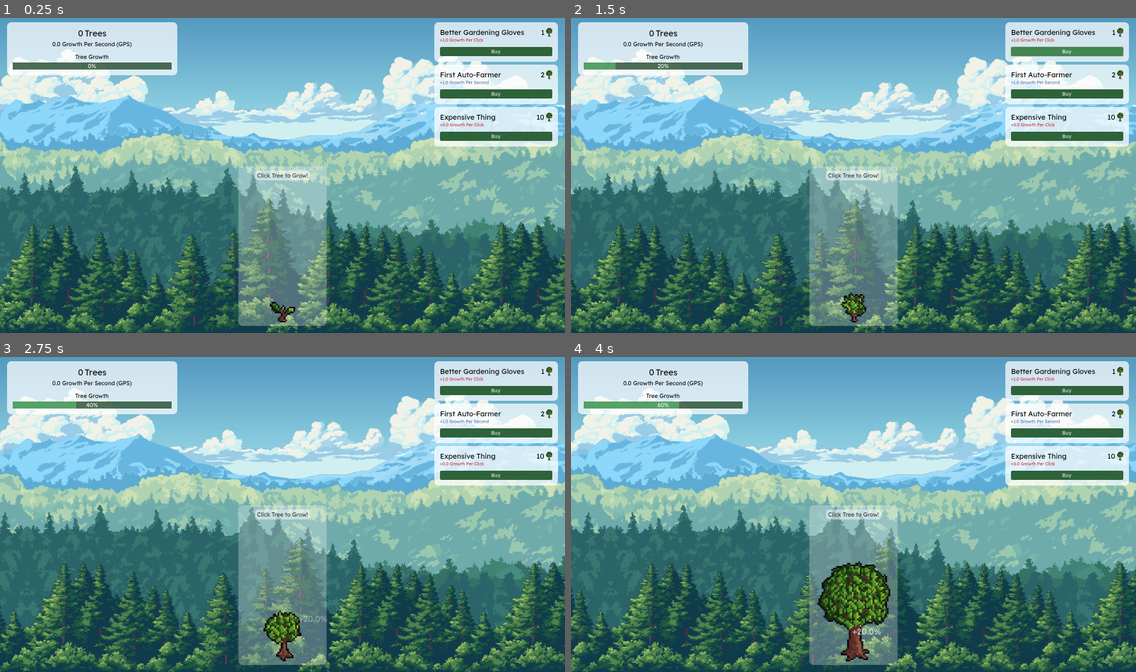
Above: before the commit, frames 1-4 (two rows, left to right).
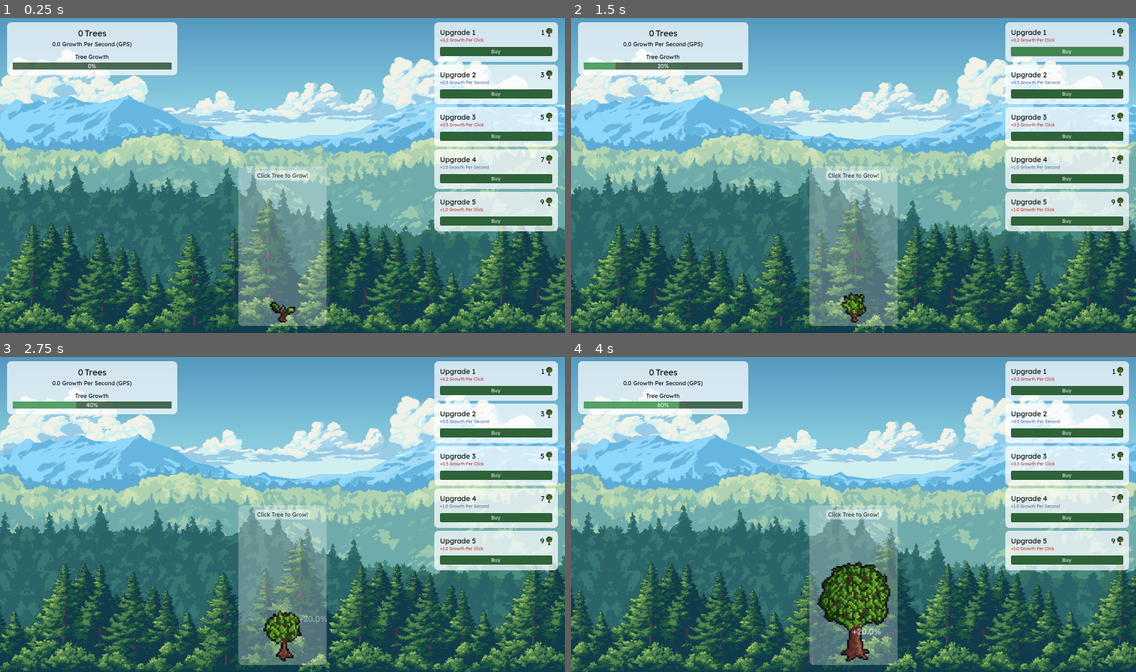
Above: after the commit, the same moments.

Repository: CallumB04/tree-clicker
Game: Godot game, scene res://Scenes/Game.tscn
The game is run twice, just before and just after one commit, with the same random seed, the same clock (stepped at 60 frames per second) and the same inputs.
Inputs (mouse positions are in pixels of both pictures, inside the frame that each line leads up to):
- Up to frame 1 (0.25 s): no input
- Up to frame 2 (1.5 s): click (853, 310) at 0.5 s; click "Buy" at 1.25 s
- Up to frame 3 (2.75 s): click (282, 646) at 2 s
- Up to frame 4 (4 s): click "Buy" at 2.75 s; click (853, 637) at 3.5 s

The runs differ from the first frame. In frame 1, 5.9% of the frame differs, in the area x 76-99%, y 3-68%; in frame 2, 5.9%; in frame 3, 5.9%; in frame 4, 5.9%.

Commit message:
feat: add upgrades from json file

Diff:
--- /dev/null
+++ b/Data/upgrades.json
@@ -0,0 +1,32 @@
+[
+	{
+		"name": "Upgrade 1",
+		"cost": 1,
+		"type": "click",
+		"value": 0.2
+	},
+	{
+		"name": "Upgrade 2",
+		"cost": 3,
+		"type": "gps",
+		"value": 0.5
+	},
+	{
+		"name": "Upgrade 3",
+		"cost": 5,
+		"type": "click",
+		"value": 0.5
+	},
+	{
+		"name": "Upgrade 4",
+		"cost": 7,
+		"type": "gps",
+		"value": 1
+	},
+	{
+		"name": "Upgrade 5",
+		"cost": 9,
+		"type": "click",
+		"value": 1
+	}
+]
--- a/Scenes/Game.tscn
+++ b/Scenes/Game.tscn
@@ -8,7 +8,7 @@
 [ext_resource type="Texture2D" uid="uid://obopyt80phyl" path="res://Assets/ParalaxBackground/forest_mid.png" id="6_rfjv2"]
 [ext_resource type="Texture2D" uid="uid://dmnyuqddk4xrk" path="res://Assets/ParalaxBackground/forest_front.png" id="7_1phco"]
 [ext_resource type="Texture2D" uid="uid://be18710yubuo5" path="res://Assets/Trees/Oak1.png" id="8_nb51f"]
-[ext_resource type="PackedScene" uid="uid://cdy2d27p82jvb" path="res://Scenes/upgrade.tscn" id="9_h4fw4"]
+[ext_resource type="Script" uid="uid://cc2onlg2hprbq" path="res://Scripts/upgrades.gd" id="9_rfjv2"]
 [ext_resource type="AudioStream" uid="uid://bdq78hlao3kij" path="res://Assets/Audio/purchase.mp3" id="10_ldgsr"]
 [ext_resource type="AudioStream" uid="uid://dr63y7t8d787" path="res://Assets/Audio/planting.mp3" id="11_o5yvi"]
 [ext_resource type="AudioStream" uid="uid://b3wt5rrtwy8m3" path="res://Assets/Audio/music.wav" id="12_rku1e"]
@@ -250,24 +250,7 @@
 offset_bottom = 40.0
 grow_horizontal = 0
 theme_override_constants/separation = 8
-
-[node name="Upgrade" parent="UpgradesVBox" instance=ExtResource("9_h4fw4")]
-layout_mode = 2
-upgrade_name = "Better Gardening Gloves"
-upgrade_cost = 1
-upgrade_value = 1.0
-
-[node name="Upgrade2" parent="UpgradesVBox" instance=ExtResource("9_h4fw4")]
-layout_mode = 2
-upgrade_name = "First Auto-Farmer"
-upgrade_cost = 2
-type = 1
-upgrade_value = 1.0
-
-[node name="Upgrade3" parent="UpgradesVBox" instance=ExtResource("9_h4fw4")]
-layout_mode = 2
-upgrade_name = "Expensive Thing"
-upgrade_cost = 10
+script = ExtResource("9_rfjv2")
 
 [node name="UpgradePurchaseSound" type="AudioStreamPlayer" parent="."]
 stream = ExtResource("10_ldgsr")
--- /dev/null
+++ b/Scripts/upgrades.gd
@@ -0,0 +1,25 @@
+extends VBoxContainer
+
+const UpgradeScene = preload("res://Scenes/upgrade.tscn");
+
+func _ready():
+	var data = read_upgrades_json();
+
+	for upgrade_data in data:
+		var upgrade = UpgradeScene.instantiate()
+		upgrade.upgrade_name = upgrade_data["name"];
+		upgrade.upgrade_cost = upgrade_data["cost"];
+		upgrade.type = upgrade.upgrade_type.CLICK_UPGRADE if upgrade_data["type"] == "click" else upgrade.upgrade_type.GPS_UPGRADE;
+		upgrade.upgrade_value = upgrade_data["value"];
+		add_child(upgrade);
+
+func read_upgrades_json():
+	var file = FileAccess.open("res://Data/upgrades.json", FileAccess.READ); ## opening json file
+
+	var raw_data = file.get_as_text();
+	file.close();
+
+	var json = JSON.new();
+	var upgrades_data = json.parse(raw_data); ## turning raw json string into real data
+
+	return json.get_data();
Not shown, added: Scripts/upgrades.gd.uid
